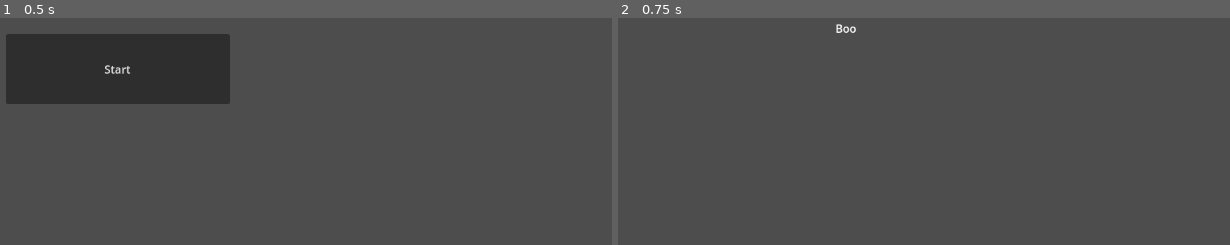
Above: before the commit, frames 1-2 (left to right).
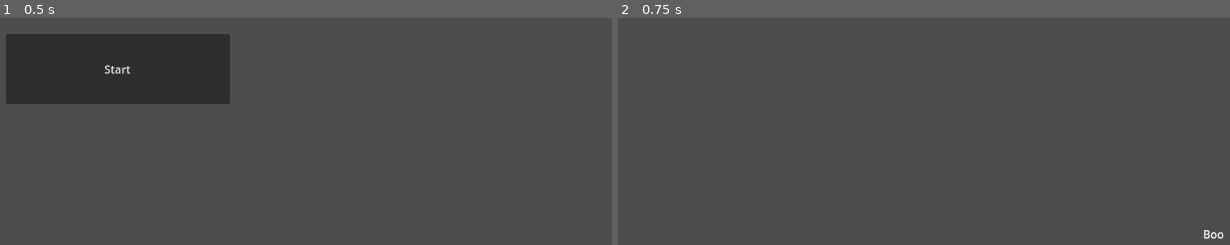
Above: after the commit, the same moments.

Repository: FlameFox666/screen_changer
Game: Godot game, scene res://node_2d.tscn
Two runs of this game, one before a commit and one after it. Both use one fixed random seed, a clock stepped at 60 frames per second and the inputs below.
Inputs:
- Up to frame 1 (0.5 s): no input
- Up to frame 2 (0.75 s): click "Start" at 0.5 s

Frame 1 is identical in both runs. In frame 2, 0.2% of the frame differs, in the area x 35-100%, y 2-98%.

Commit message:
update: node4d - moved label

Diff:
--- a/node_4d.tscn
+++ b/node_4d.tscn
@@ -3,8 +3,8 @@
 [node name="Node4D" type="Node2D"]
 
 [node name="Label" type="Label" parent="."]
-offset_left = 452.0
-offset_top = 113.0
-offset_right = 528.0
-offset_bottom = 193.0
+offset_left = 982.0
+offset_top = 410.0
+offset_right = 1058.0
+offset_bottom = 490.0
 text = "Boo"
